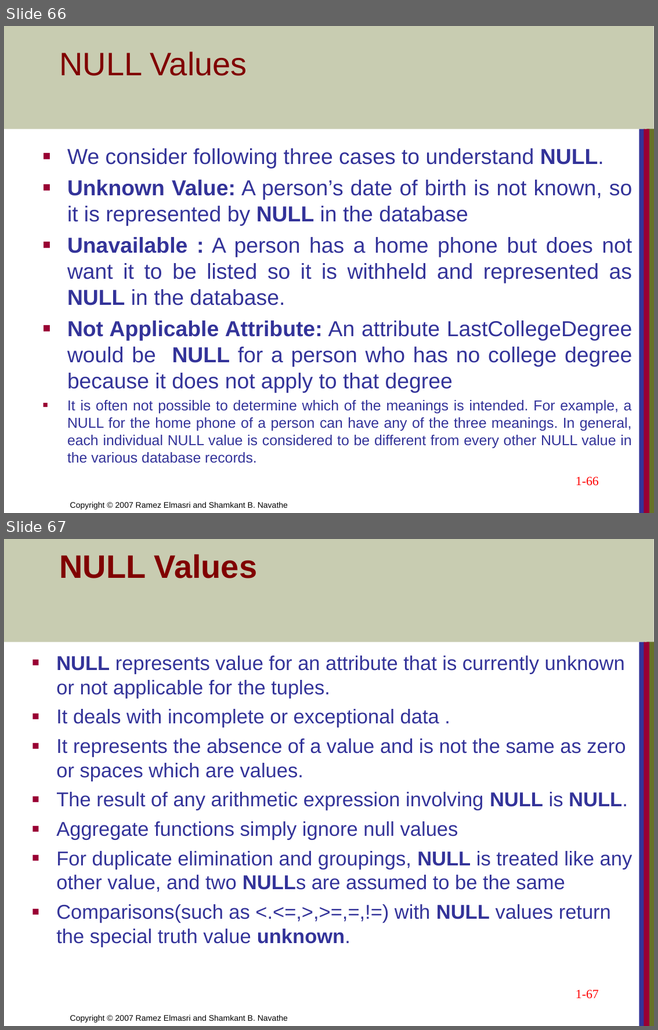
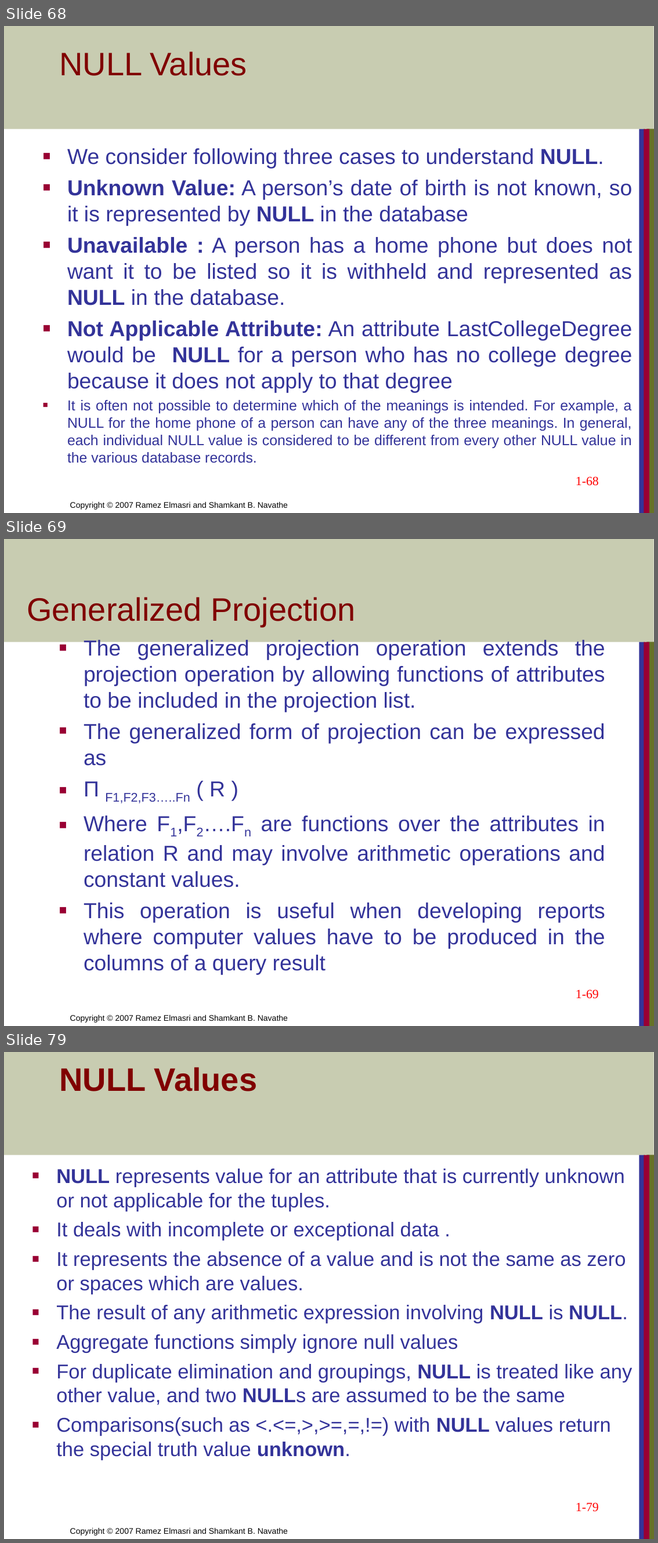
Before and after one commit to CodewothArjun/CSIT_4th_Sem, a slide deck: Database Management System/Unit 5 Relational Algebra and Relational Calculus.ppt. Shown one above the other, each under a label of ours: slides 66 and 67 before the commit, slides 68, 69 and 79 after it; the slides between them are not shown. The pictures are 658x1030 and 658x1543 pixels, drawn with LibreOffice and Linux fonts; fonts in the diff are those of the drawing. Boxes give left, top, right and bottom in pixels: in the first picture for what was removed or moved away, otherwise in the second. Text is boxed around its words. In the diff, an @@ line names an element or a change of style, - is before the commit and + after.

```diff
--- a/Database Management System/Unit 5 Relational Algebra and Relational Calculus.ppt
+++ b/Database Management System/Unit 5 Relational Algebra and Relational Calculus.ppt
@@ slide 69 added at [4, 539, 654, 1026], background #FFFFFF; not listed: 5 template elements that a slide beside it also shows @@
@@ title added at [27, 597, 355, 627], 36 pt, text #800000 @@
+Generalized Projection
@@ text added at [83, 639, 605, 975], 24 pt, text #333399 @@
+■ The generalized projection operation extends the projection operation by allowing functions of attributes to be included in the projection list.
+■ The generalized form of projection can be expressed as
+■ Π F1,F2,F3…..Fn ( R )
+■ Where F1,F2….Fn are functions over the attributes in relation R and may involve arithmetic operations and constant values.
+■ This operation is useful when developing reports where computer values have to be produced in the columns of a query result
@@ page number added at [575, 990, 598, 999], 14 pt, text #FF0000 @@
+1-69
@@ what was slide 66 is now slide 68 @@
@@ page number at [575, 477, 598, 486]: text changed @@
-1-66
+1-68
@@ what was slide 67 is now slide 79 @@
@@ page number at [575, 1503, 598, 1512]: text changed @@
-1-67
+1-79
```
Also in this commit, not shown: 7 slides changed, 13 other slides added, 11 slides removed, 8 other files.
